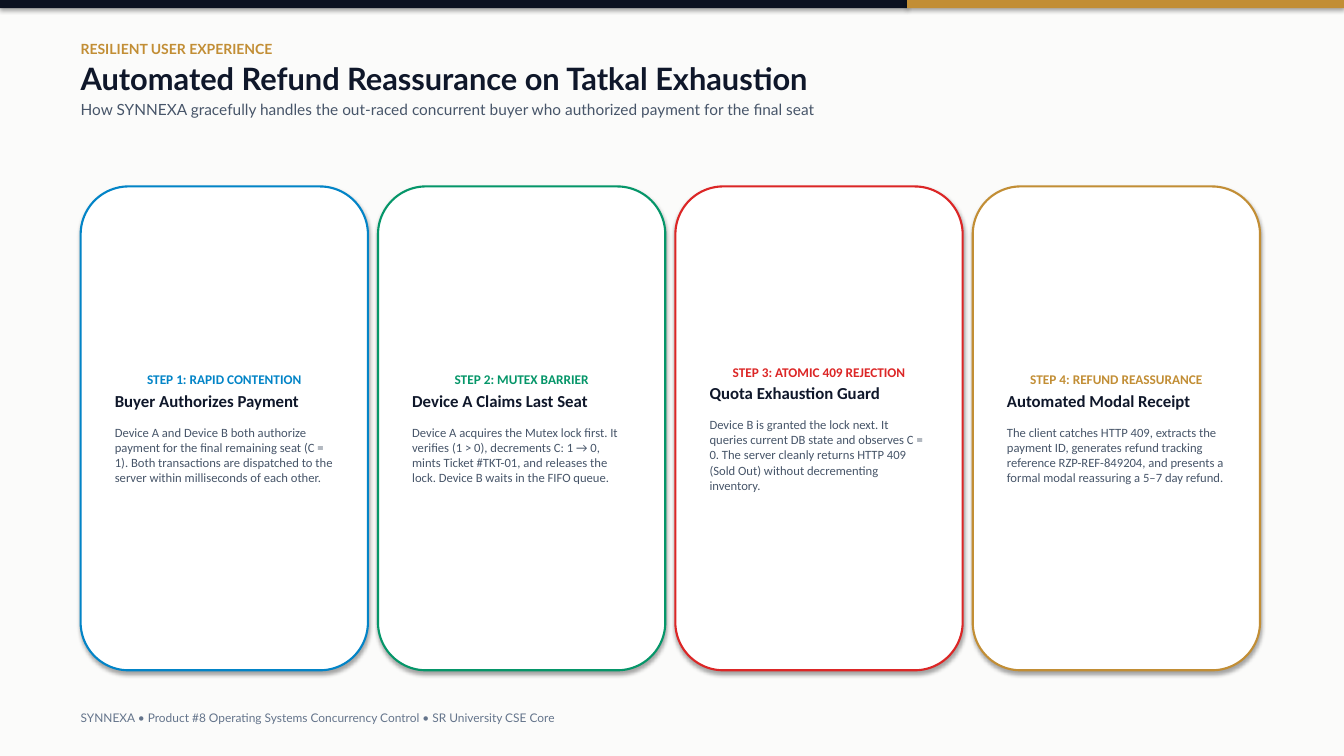
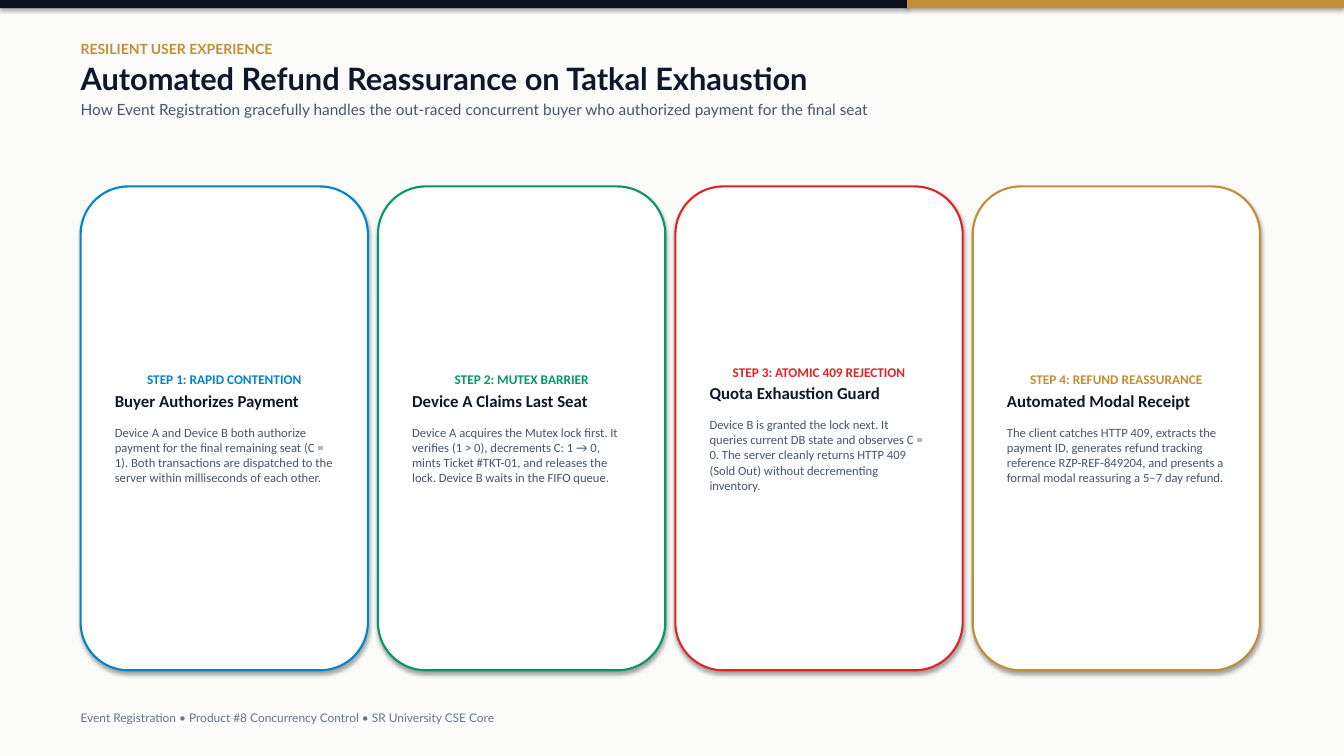
Before and after one commit to ShivaGanesh1080-ops/synnexa-os-concurrency, a slide deck: slide 9 of public/SYNNEXA_OS_Product8_Presentation.pptx. Drawn at 1344x756 pixels with LibreOffice and Linux fonts; fonts in the diff are those of the drawing. Boxes give left, top, right and bottom in pixels: in the first picture for what was removed or moved away, otherwise in the second. Text is boxed around its words. In the diff, an @@ line names an element or a change of style, - is before the commit and + after.

Commit message:
feat: rename branding to Event Registration across website, PPT, and report

```diff
--- a/public/SYNNEXA_OS_Product8_Presentation.pptx
+++ b/public/SYNNEXA_OS_Product8_Presentation.pptx
@@ text at [81,103,868,118]: text changed @@
-How SYNNEXA gracefully handles the out-raced concurrent buyer who authorized payment for the final seat
+How Event Registration gracefully handles the out-raced concurrent buyer who authorized payment for the final seat
@@ text at [81,713,494,724]: text changed @@
-SYNNEXA • Product #8 Operating Systems Concurrency Control • SR University CSE Core
+Event Registration • Product #8 Concurrency Control • SR University CSE Core
```
Also in this commit, not shown: 13 other slides changed, 17 other files.
